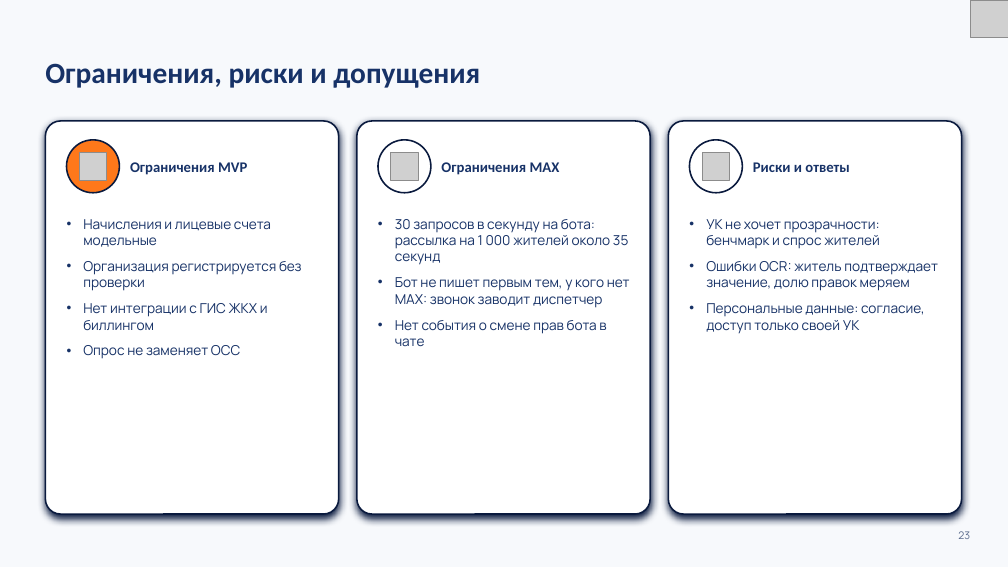
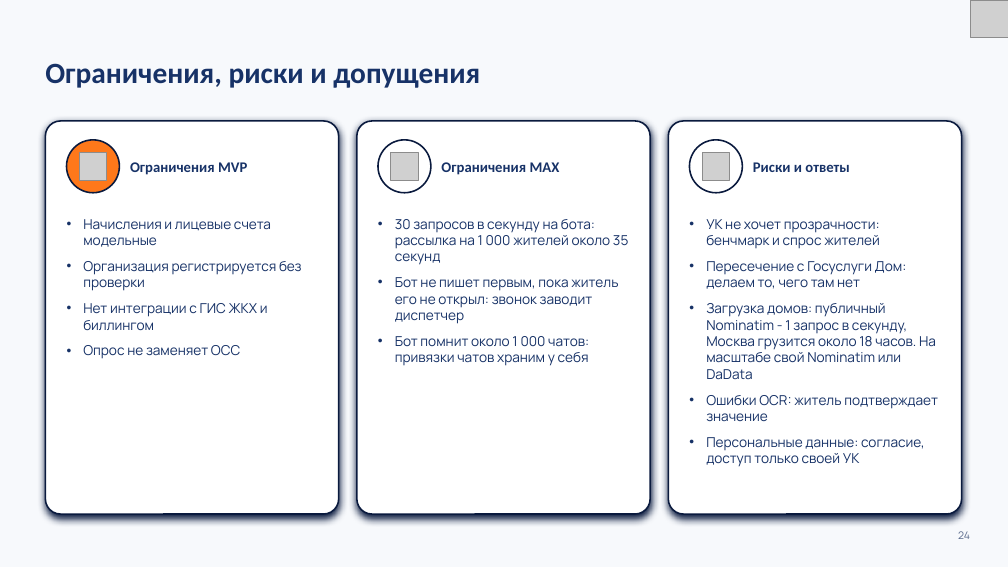
Before and after one commit to K1rL3s/vkmax-mobilization, a slide deck: slide 24 of docs/preza/zheka.pptx (slide 23 before the commit). Drawn at 1008x567 pixels with LibreOffice and Linux fonts; fonts in the diff are those of the drawing; grey boxes stand for pictures. Boxes give left, top, right and bottom in pixels: in the first picture for what was removed or moved away, otherwise in the second. Text is boxed around its words. In the diff, an @@ line names an element or a change of style, - is before the commit and + after.

```diff
--- a/docs/preza/zheka.pptx
+++ b/docs/preza/zheka.pptx
@@ text at (x1=706, y1=261, x2=938, y2=421): text changed @@
-• Ошибки OCR: житель подтверждает значение, долю правок меряем
+• Пересечение с Госуслуги Дом: делаем то, чего там нет
+• Загрузка домов: публичный Nominatim - 1 запрос в секунду, Москва грузится около 18 часов. На масштабе свой Nominatim или DaData
+• Ошибки OCR: житель подтверждает значение
@@ text at (x1=395, y1=277, x2=618, y2=366): text changed @@
-• Бот не пишет первым тем, у кого нет MAX: звонок заводит диспетчер
-• Нет события о смене прав бота в чате
+• Бот не пишет первым, пока житель его не открыл: звонок заводит диспетчер
+• Бот помнит около 1 000 чатов: привязки чатов храним у себя
@@ text at (x1=958, y1=531, x2=970, y2=539): text changed @@
-23
+24
```
Also in this commit, not shown: 20 other slides changed, 2 slides added, 1 slide removed, 10 other files.
